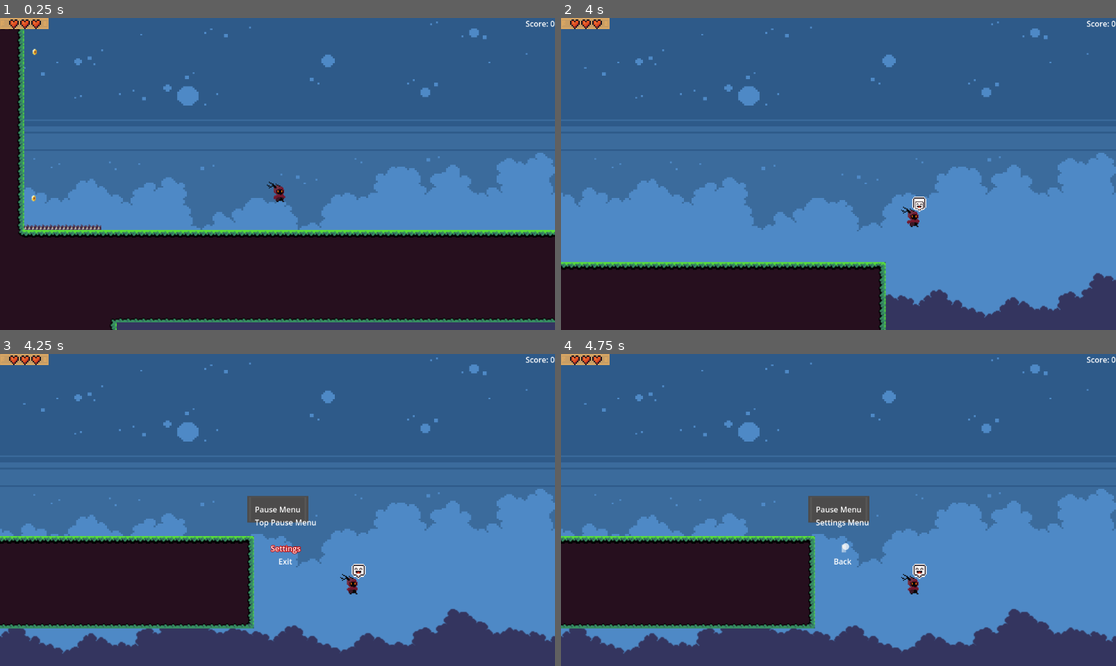
Above: before the commit, frames 1-4 (two rows, left to right).
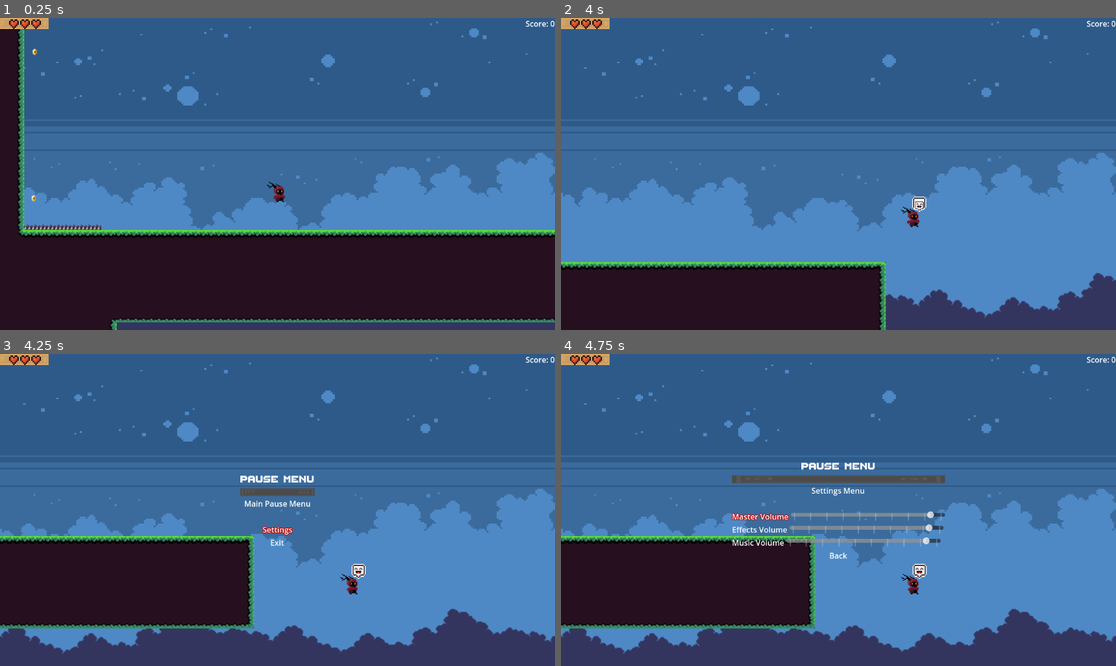
Above: after the commit, the same moments.

Repository: ag-pacier/Serif_Platformer
Game: Godot game, scene res://LevelStuff/Devlevel/devLevel.tscn
Same seed, same stepped clock (60 frames per second), same inputs: the game is played once before the commit and once after it. Sound files missing from this copy of the repository are replaced by a short silence.
Inputs:
- Up to frame 1 (0.25 s): no input
- Up to frame 2 (4 s): tap Enter (return_but) at 0.5, 2.1 s; hold Right (right) 0.53-2.03 s; tap F (action) at 0.6, 1.35, 2.3, 2.85, 3.6 s; tap Space (jump) at 0.77, 1.52, 3.02, 3.77 s; hold Left (left) 2.03-2.78 s; hold Right (right) from 2.78 s (still down)
- Up to frame 3 (4.25 s): keep holding Right (right); tap Escape (pause) at 4.15 s
- Up to frame 4 (4.75 s): release Right (right) at 4.28 s; hold Left (left) from 4.28 s (still down); tap Enter (return_but) at 4.35 s; tap Space (jump) at 4.52 s; tap F (action) at 4.55 s

Frames 1-2 are identical in both runs. In frame 3, 1.8% of the frame differs, in the area x 43-57%, y 38-68%; in frame 4, 3.9%, in the area x 30-70%, y 34-68%.

Commit message:
Finalized basic pause menu
-Finalized structure
-Created scaffolding
-Added effects and music bus
-Created logic to manage and check levels of audio

Diff:
--- a/UI/HUD.gd
+++ b/UI/HUD.gd
@@ -90,11 +90,11 @@
 	if Input.is_action_just_pressed("pause") and $PauseTimer.is_stopped():
 		$PauseTimer.start()
 		if get_tree().paused:
-			$CenterContainer/MenuContainer.visible = false
+			$CenterContainer/PauseMenu.visible = false
 			get_tree().paused = false
 		else:
 			get_tree().paused = true
-			$CenterContainer/MenuContainer.visible = true
+			$CenterContainer/PauseMenu.visible = true
 
 ## increment the score up (using positive numbers) or down (using negative numbers)
 ## note that the increment goes into a buffer that slowly builds into the score
--- a/UI/HUD.tscn
+++ b/UI/HUD.tscn
@@ -46,19 +46,17 @@
 text_direction = 2
 
 [node name="CenterContainer" type="CenterContainer" parent="."]
-anchors_preset = 13
+anchors_preset = 8
 anchor_left = 0.5
+anchor_top = 0.5
 anchor_right = 0.5
-anchor_bottom = 1.0
+anchor_bottom = 0.5
 grow_horizontal = 2
 grow_vertical = 2
+use_top_left = true
 
-[node name="MenuContainer" type="CenterContainer" parent="CenterContainer"]
-process_mode = 2
+[node name="PauseMenu" parent="CenterContainer" instance=ExtResource("2_ijstf")]
 visible = false
-layout_mode = 2
-
-[node name="PauseMenu" parent="CenterContainer/MenuContainer" instance=ExtResource("2_ijstf")]
 layout_mode = 2
 
 [node name="GmOva" type="RichTextLabel" parent="CenterContainer"]
--- a/UI/PauseMenu/PauseMenu.tscn
+++ b/UI/PauseMenu/PauseMenu.tscn
@@ -1,21 +1,22 @@
-[gd_scene load_steps=5 format=3 uid="uid://bahl7j3gs67je"]
+[gd_scene load_steps=7 format=3 uid="uid://bahl7j3gs67je"]
 
 [ext_resource type="Script" uid="uid://bp3yuhyvlr5g6" path="res://UI/PauseMenu/pause_menu.gd" id="1_qhpok"]
-[ext_resource type="StyleBox" uid="uid://plume04f37nw" path="res://UI/PauseMenu/PauseBox.tres" id="2_nq3hk"]
-[ext_resource type="PackedScene" uid="uid://cvo0eahxhgec" path="res://UI/PauseMenu/SubMenus/top_menu.tscn" id="3_fhxse"]
-[ext_resource type="PackedScene" uid="uid://cw6knrkiffvii" path="res://UI/PauseMenu/SubMenus/set_menu.tscn" id="4_sjch0"]
+[ext_resource type="FontFile" uid="uid://dyrk0j7befli8" path="res://Art/ThaleahFat.ttf" id="2_sjch0"]
+[ext_resource type="Texture2D" uid="uid://ddi7ugs6q7okk" path="res://Art/Dungeon Ruins Tileset/Dungeon Ruins Tileset Night.png" id="3_fhxse"]
+[ext_resource type="PackedScene" uid="uid://d1y8j5jvvdhtx" path="res://UI/PauseMenu/SubMenus/top_menu.tscn" id="4_sjch0"]
+[ext_resource type="PackedScene" uid="uid://dv6vuos0oqfev" path="res://UI/PauseMenu/SubMenus/set_menu.tscn" id="5_n7v2j"]
+
+[sub_resource type="AtlasTexture" id="AtlasTexture_sjch0"]
+atlas = ExtResource("3_fhxse")
+region = Rect2(16, 80, 48, 16)
 
 [node name="PauseMenu" type="Control"]
 process_mode = 2
 layout_mode = 3
-anchors_preset = 15
-anchor_right = 1.0
-anchor_bottom = 1.0
-grow_horizontal = 2
-grow_vertical = 2
+anchors_preset = 0
 script = ExtResource("1_qhpok")
 
-[node name="CenterContainer" type="CenterContainer" parent="."]
+[node name="VBoxContainer" type="VBoxContainer" parent="."]
 layout_mode = 1
 anchors_preset = 15
 anchor_right = 1.0
@@ -23,27 +24,45 @@
 grow_horizontal = 2
 grow_vertical = 2
 
-[node name="VBoxContainer" type="VBoxContainer" parent="CenterContainer"]
-layout_mode = 2
-alignment = 1
-
-[node name="Pause Indicator" type="Label" parent="CenterContainer/VBoxContainer"]
+[node name="Pause Indicator" type="Label" parent="VBoxContainer"]
 texture_filter = 1
 layout_mode = 2
-theme_override_styles/normal = ExtResource("2_nq3hk")
+size_flags_horizontal = 4
+size_flags_vertical = 2
+theme_override_colors/font_outline_color = Color(0, 0, 0, 1)
+theme_override_fonts/font = ExtResource("2_sjch0")
+theme_override_font_sizes/font_size = 32
 text = "Pause Menu"
 horizontal_alignment = 1
+vertical_alignment = 1
+justification_flags = 160
+metadata/_edit_use_anchors_ = true
 
-[node name="TopMenu" parent="CenterContainer/VBoxContainer" instance=ExtResource("3_fhxse")]
+[node name="TextureSep" type="TextureRect" parent="VBoxContainer"]
+texture_filter = 1
 layout_mode = 2
+size_flags_vertical = 6
+texture = SubResource("AtlasTexture_sjch0")
 
-[node name="SetMenu" parent="CenterContainer/VBoxContainer" instance=ExtResource("4_sjch0")]
+[node name="SubMen" type="CenterContainer" parent="VBoxContainer"]
+layout_mode = 2
+size_flags_horizontal = 4
+size_flags_vertical = 10
+
+[node name="TopMenu" parent="VBoxContainer/SubMen" instance=ExtResource("4_sjch0")]
+layout_mode = 2
+menu_title = "Main Pause Menu"
+top_menu = true
+
+[node name="setmen" parent="VBoxContainer/SubMen" instance=ExtResource("5_n7v2j")]
 visible = false
 layout_mode = 2
+menu_title = "Settings Menu"
 
 [node name="QuitTimer" type="Timer" parent="."]
 wait_time = 0.8
 one_shot = true
 
-[connection signal="menu_change" from="CenterContainer/VBoxContainer/TopMenu" to="." method="_on_top_menu_menu_change"]
+[connection signal="menu_change" from="VBoxContainer/SubMen/TopMenu" to="." method="_on_top_menu_menu_change"]
+[connection signal="menu_change" from="VBoxContainer/SubMen/setmen" to="." method="_on_set_menu_menu_change"]
 [connection signal="timeout" from="QuitTimer" to="." method="_on_quit_timer_timeout"]
--- a/UI/PauseMenu/SubMenus/set_menu.gd
+++ b/UI/PauseMenu/SubMenus/set_menu.gd
@@ -1,5 +1,23 @@
 extends PauseMenuBase
 
 func _ready():
-	rebuild_menu_items([$VBoxContainer/MasterVolume/MasterVolLab])
+	var new_menu_items = [$TopVolume/MasLabel,
+						$EffectVolume/EffLabel,
+						$MusicVolume/MusLabel]
+	rebuild_menu_items(new_menu_items)
+	$TopVolume/MasSlider.set_value_no_signal(AudioServer.get_bus_volume_db(0))
+	$EffectVolume/EffSlider.set_value_no_signal(AudioServer.get_bus_volume_db(2))
+	$MusicVolume/MusSlider.set_value_no_signal(AudioServer.get_bus_volume_db(1))
 	super()
+
+func _on_mus_slider_drag_ended(value_changed: bool) -> void:
+	if value_changed:
+		AudioServer.set_bus_volume_db(1, $MusicVolume/MusSlider.value)
+
+func _on_eff_slider_drag_ended(value_changed: bool) -> void:
+	if value_changed:
+		AudioServer.set_bus_volume_db(2, $EffectVolume/EffSlider.value)
+
+func _on_mas_slider_drag_ended(value_changed: bool) -> void:
+	if value_changed:
+		AudioServer.set_bus_volume_db(0, $TopVolume/MasSlider.value)
--- a/UI/PauseMenu/SubMenus/set_menu.tscn
+++ b/UI/PauseMenu/SubMenus/set_menu.tscn
@@ -1,22 +1,65 @@
-[gd_scene load_steps=3 format=3 uid="uid://cw6knrkiffvii"]
+[gd_scene load_steps=3 format=3 uid="uid://dv6vuos0oqfev"]
 
 [ext_resource type="PackedScene" uid="uid://0o311gqfojnt" path="res://UI/PauseMenu/pmenu_base.tscn" id="1_lyrfc"]
 [ext_resource type="Script" uid="uid://dnygvrta6qtqg" path="res://UI/PauseMenu/SubMenus/set_menu.gd" id="2_fn514"]
 
-[node name="SetMenu" instance=ExtResource("1_lyrfc")]
+[node name="setmen" instance=ExtResource("1_lyrfc")]
 script = ExtResource("2_fn514")
-menu_title = "Settings Menu"
 
-[node name="MasterVolume" type="HBoxContainer" parent="VBoxContainer" index="2"]
-layout_mode = 2
-alignment = 1
-
-[node name="MasterVolLab" type="Label" parent="VBoxContainer/MasterVolume" index="0"]
+[node name="TopVolume" type="HBoxContainer" parent="." index="2"]
 layout_mode = 2
 
-[node name="MasterVolSlide" type="HSlider" parent="VBoxContainer/MasterVolume" index="1"]
+[node name="MasLabel" type="Label" parent="TopVolume" index="0"]
 layout_mode = 2
-step = 10.0
-rounded = true
+size_flags_horizontal = 0
+text = "Master Volume"
+
+[node name="MasSlider" type="HSlider" parent="TopVolume" index="1"]
+custom_minimum_size = Vector2(320, 0)
+layout_mode = 2
+min_value = -80.0
+max_value = 6.0
+step = 5.0
+scrollable = false
 tick_count = 10
 ticks_on_borders = true
+
+[node name="EffectVolume" type="HBoxContainer" parent="." index="3"]
+layout_mode = 2
+
+[node name="EffLabel" type="Label" parent="EffectVolume" index="0"]
+layout_mode = 2
+size_flags_horizontal = 0
+text = "Effects Volume"
+
+[node name="EffSlider" type="HSlider" parent="EffectVolume" index="1"]
+custom_minimum_size = Vector2(320, 0)
+layout_mode = 2
+min_value = -80.0
+max_value = 6.0
+step = 5.0
+scrollable = false
+tick_count = 10
+ticks_on_borders = true
+
+[node name="MusicVolume" type="HBoxContainer" parent="." index="4"]
+layout_mode = 2
+
+[node name="MusLabel" type="Label" parent="MusicVolume" index="0"]
+layout_mode = 2
+size_flags_horizontal = 0
+text = "Music Volume"
+
+[node name="MusSlider" type="HSlider" parent="MusicVolume" index="1"]
+custom_minimum_size = Vector2(320, 0)
+layout_mode = 2
+min_value = -80.0
+max_value = 6.0
+step = 5.0
+scrollable = false
+tick_count = 10
+ticks_on_borders = true
+
+[connection signal="drag_ended" from="TopVolume/MasSlider" to="." method="_on_mas_slider_drag_ended"]
+[connection signal="drag_ended" from="EffectVolume/EffSlider" to="." method="_on_eff_slider_drag_ended"]
+[connection signal="drag_ended" from="MusicVolume/MusSlider" to="." method="_on_mus_slider_drag_ended"]
--- a/UI/PauseMenu/SubMenus/top_menu.gd
+++ b/UI/PauseMenu/SubMenus/top_menu.gd
@@ -1,5 +1,5 @@
 extends PauseMenuBase
 
 func _ready():
-	rebuild_menu_items([$VBoxContainer/Settings])
+	rebuild_menu_items([$Settings])
 	super()
--- a/UI/PauseMenu/SubMenus/top_menu.tscn
+++ b/UI/PauseMenu/SubMenus/top_menu.tscn
@@ -1,14 +1,12 @@
-[gd_scene load_steps=3 format=3 uid="uid://cvo0eahxhgec"]
+[gd_scene load_steps=3 format=3 uid="uid://d1y8j5jvvdhtx"]
 
 [ext_resource type="PackedScene" uid="uid://0o311gqfojnt" path="res://UI/PauseMenu/pmenu_base.tscn" id="1_4iaxw"]
 [ext_resource type="Script" uid="uid://6hd0ijsmtvtf" path="res://UI/PauseMenu/SubMenus/top_menu.gd" id="2_2tcfr"]
 
 [node name="TopMenu" instance=ExtResource("1_4iaxw")]
 script = ExtResource("2_2tcfr")
-menu_title = "Top Pause Menu"
-top_menu = true
 
-[node name="Settings" type="Label" parent="VBoxContainer" index="2"]
+[node name="Settings" type="Label" parent="." index="2"]
 layout_mode = 2
 text = "Settings"
 horizontal_alignment = 1
--- a/UI/PauseMenu/pause_menu.gd
+++ b/UI/PauseMenu/pause_menu.gd
@@ -1,6 +1,6 @@
 extends Control
 
-@onready var cur_menu = $CenterContainer/VBoxContainer/TopMenu
+@onready var cur_menu = $VBoxContainer/SubMen/TopMenu
 
 func _process(_delta: float) -> void:
 	if Input.is_action_just_released("down_dir"):
@@ -15,7 +15,7 @@
 	match item:
 		"Settings":
 			cur_menu.visible = false
-			cur_menu = $CenterContainer/VBoxContainer/SetMenu
+			cur_menu = $VBoxContainer/SubMen/setmen
 			cur_menu.visible = true
 		"Exit":
 			$QuitTimer.start()
@@ -25,3 +25,13 @@
 
 func _on_quit_timer_timeout() -> void:
 	get_tree().quit()
+
+
+func _on_set_menu_menu_change(item: String) -> void:
+		match item:
+			"Back":
+				cur_menu.visible = false
+				cur_menu = $VBoxContainer/SubMen/TopMenu
+				cur_menu.visible = true
+			_:
+				print("Saw: ", item)
--- a/UI/PauseMenu/pmenu_base.gd
+++ b/UI/PauseMenu/pmenu_base.gd
@@ -8,7 +8,7 @@
 ## Should the last item be "back" (false) or "exit" (true)
 @export var top_menu: bool = false
 ## Array of all selectable items by reference to their label node
-@onready var menu_items: Array = [$VBoxContainer/LastItem]
+@onready var menu_items: Array = [$LastItem]
 ## menu item that should have the highlight on it
 @onready var cur_item: int = 0
 ## Highlight style
@@ -17,16 +17,16 @@
 func _ready() -> void:
 	if menu_title == "" or menu_title == null:
 		menu_title = "Unnamed Menu"
-	$VBoxContainer/MenuTitle.text = menu_title
+	$MenuTitle.text = menu_title
 	if top_menu:
-		$VBoxContainer/LastItem.text = "Exit"
+		$LastItem.text = "Exit"
 	else:
-		$VBoxContainer/LastItem.text = "Back"
+		$LastItem.text = "Back"
 	menu_items[0].label_settings = hilite
 
 ## Rebuild the menu_items array. Will auto add the LastItem label
 func rebuild_menu_items(new_items: Array) -> void:
-	new_items.append_array([$VBoxContainer/LastItem])
+	new_items.append_array([$LastItem])
 	menu_items = new_items
 
 ## Proceed to the next available item in the menu
--- a/UI/PauseMenu/pmenu_base.tscn
+++ b/UI/PauseMenu/pmenu_base.tscn
@@ -2,28 +2,23 @@
 
 [ext_resource type="Script" uid="uid://b5q6d1cvnbiv7" path="res://UI/PauseMenu/pmenu_base.gd" id="1_ojiqm"]
 
-[node name="PmenuBase" type="Control"]
-layout_mode = 3
+[node name="SubMenu" type="VBoxContainer"]
 anchors_preset = 15
 anchor_right = 1.0
 anchor_bottom = 1.0
 grow_horizontal = 2
 grow_vertical = 2
+alignment = 1
 script = ExtResource("1_ojiqm")
 
-[node name="VBoxContainer" type="VBoxContainer" parent="."]
-layout_mode = 0
-offset_right = 40.0
-offset_bottom = 40.0
-alignment = 1
-
-[node name="MenuTitle" type="Label" parent="VBoxContainer"]
+[node name="MenuTitle" type="Label" parent="."]
 layout_mode = 2
 horizontal_alignment = 1
 
-[node name="ITEMS HERE" type="Label" parent="VBoxContainer"]
+[node name="ITEMS HERE" type="Label" parent="."]
 layout_mode = 2
+size_flags_horizontal = 4
 
-[node name="LastItem" type="Label" parent="VBoxContainer"]
+[node name="LastItem" type="Label" parent="."]
 layout_mode = 2
 horizontal_alignment = 1
--- a/audio_bus_layout.tres
+++ b/audio_bus_layout.tres
@@ -1,6 +1,7 @@
 [gd_resource type="AudioBusLayout" format=3 uid="uid://bivq4o3rq1r24"]
 
 [resource]
+bus/0/volume_db = -0.130497
 bus/1/name = &"Music"
 bus/1/solo = false
 bus/1/mute = false
